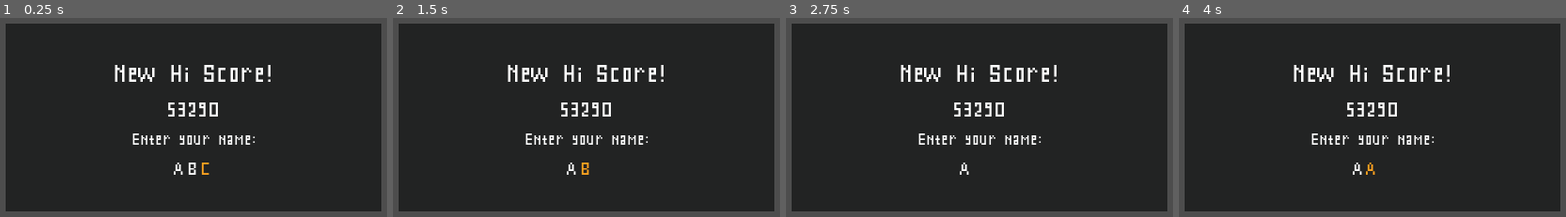
Above: before the commit, frames 1-4 (left to right).
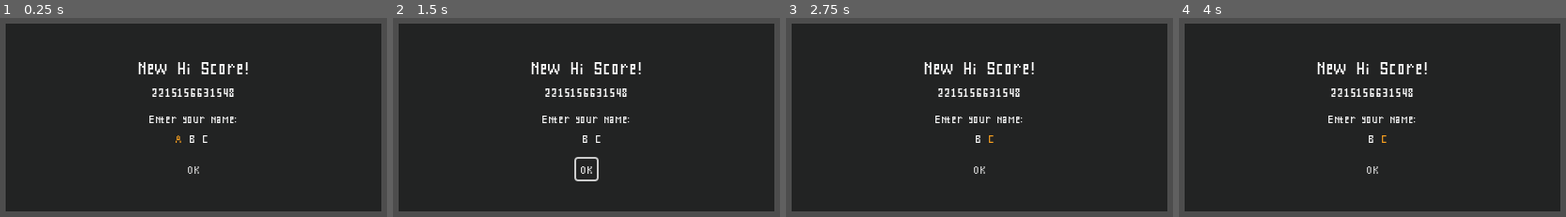
Above: after the commit, the same moments.

Repository: rnakkas/GodotSandbox
Game: Godot game, scene res://ShmupSandbox/UI/Scenes/name_entry_dialog.tscn
The game is run twice, just before and just after one commit, with the same random seed, the same clock (stepped at 60 frames per second) and the same inputs. This scene is started directly instead of the project's main scene.
Inputs (mouse positions are in pixels of both pictures, inside the frame that each line leads up to):
- Up to frame 1 (0.25 s): no input
- Up to frame 2 (1.5 s): click (586, 169) at 0.5 s, where only the run after the commit has a clickable "OK"; click (586, 169) at 1.25 s, where only the run after the commit has a clickable "OK"
- Up to frame 3 (2.75 s): tap Enter (ui_accept) at 2, 2.27, 2.3, 2.57 s; move the mouse to (1111, 101) at 2.02 s; hold D (move_right) from 2.03 s (still down); hold Space (shoot) from 2.03 s (still down)
- Up to frame 4 (4 s): tap Enter (ui_accept) at 2.75, 2.85, 3.02, 3.32, 3.8 s; move the mouse to (1252, 133) at 2.77 s; release D (move_right) at 2.78 s; release Space (shoot) at 2.78 s; hold S (move_down) 2.78-3.53 s; tap Space (shoot) at 3.05 s; tap R (reset) at 3.5 s; move the mouse to (1434, 43) at 3.52 s; hold D (move_right) from 3.53 s (still down); hold Space (shoot) from 3.53 s (still down)

The runs differ from the first frame. In frame 1, 4.2% of the frame differs, in the area x 29-70%, y 22-79%; in frame 2, 4.3%, in the area x 29-70%, y 22-83%; in frame 3, 4.1%; in frame 4, 4.1%.

Commit message:
Name entry dialog: tweaking the ui

Diff:
--- a/ShmupSandbox/UI/Scenes/name_entry_dialog.tscn
+++ b/ShmupSandbox/UI/Scenes/name_entry_dialog.tscn
@@ -44,13 +44,13 @@
 
 [node name="VBoxContainer" type="VBoxContainer" parent="MarginContainer"]
 layout_mode = 2
-theme_override_constants/separation = 10
+theme_override_constants/separation = 7
 
 [node name="dialog_label_1" type="Label" parent="MarginContainer/VBoxContainer"]
 layout_mode = 2
 size_flags_horizontal = 4
 theme_override_fonts/font = ExtResource("1_fmiaw")
-theme_override_font_sizes/font_size = 40
+theme_override_font_sizes/font_size = 28
 text = "New Hi Score!"
 
 [node name="score_label" type="Label" parent="MarginContainer/VBoxContainer"]
@@ -58,14 +58,17 @@
 layout_mode = 2
 size_flags_horizontal = 4
 theme_override_fonts/font = ExtResource("1_fmiaw")
-theme_override_font_sizes/font_size = 35
-text = "53290"
+theme_override_font_sizes/font_size = 22
+text = "2215156631548"
+
+[node name="separator" type="Control" parent="MarginContainer/VBoxContainer"]
+layout_mode = 2
 
 [node name="dialog_label_2" type="Label" parent="MarginContainer/VBoxContainer"]
 layout_mode = 2
 size_flags_horizontal = 4
 theme_override_fonts/font = ExtResource("1_fmiaw")
-theme_override_font_sizes/font_size = 25
+theme_override_font_sizes/font_size = 18
 text = "Enter your name:"
 
 [node name="HBoxContainer_letters" type="HBoxContainer" parent="MarginContainer/VBoxContainer"]
@@ -96,8 +99,9 @@
 focus_previous = NodePath(".")
 focus_mode = 2
 theme_override_fonts/font = ExtResource("1_fmiaw")
-theme_override_font_sizes/font_size = 30
+theme_override_font_sizes/font_size = 18
 text = "A"
+horizontal_alignment = 1
 
 [node name="letter_2_container" type="VBoxContainer" parent="MarginContainer/VBoxContainer/HBoxContainer_letters" groups=["name_entry_dialog_letter_containers"]]
 custom_minimum_size = Vector2(12, 22)
@@ -120,8 +124,9 @@
 focus_previous = NodePath(".")
 focus_mode = 2
 theme_override_fonts/font = ExtResource("1_fmiaw")
-theme_override_font_sizes/font_size = 30
+theme_override_font_sizes/font_size = 18
 text = "B"
+horizontal_alignment = 1
 
 [node name="letter_3_container" type="VBoxContainer" parent="MarginContainer/VBoxContainer/HBoxContainer_letters" groups=["name_entry_dialog_letter_containers"]]
 custom_minimum_size = Vector2(12, 22)
@@ -144,8 +149,18 @@
 focus_previous = NodePath(".")
 focus_mode = 2
 theme_override_fonts/font = ExtResource("1_fmiaw")
-theme_override_font_sizes/font_size = 30
+theme_override_font_sizes/font_size = 18
 text = "C"
+horizontal_alignment = 1
+
+[node name="ok_button" type="Button" parent="MarginContainer/VBoxContainer"]
+layout_mode = 2
+size_flags_horizontal = 4
+size_flags_vertical = 4
+theme_override_fonts/font = ExtResource("1_fmiaw")
+theme_override_font_sizes/font_size = 18
+text = "OK"
+flat = true
 
 [node name="blink_timer" type="Timer" parent="."]
 
--- a/ShmupSandbox/UI/Scripts/name_entry_dialog.gd
+++ b/ShmupSandbox/UI/Scripts/name_entry_dialog.gd
@@ -19,7 +19,6 @@
 	"A", "B", "C", "D", "E", "F"
 ]
 
-var current_char : String
 
 
 ## TODO: Name entry dialog WIP
@@ -36,7 +35,7 @@
 	_set_blink_timer_properties()
 
 	## FIXME: For testing only, will remove
-	letter_containers_list[2]. grab_focus()
+	letter_containers_list[0]. grab_focus()
 
 
 ## Get the list of letters and connect to their signals
@@ -61,19 +60,24 @@
 		node.focus_entered.connect(_on_focus_entered)
 
 
+####
+
 ## Blinking timer properties
 func _set_blink_timer_properties() -> void:
 	blink_timer.wait_time = blink_time
 	blink_timer.one_shot = false
 
 
+####
+
 ## Selecting letters for name entry
 func _input(event: InputEvent) -> void:
-	if event.is_action_pressed("move_up"):
+	if event.is_action_pressed("move_up") || event.is_action_pressed("ui_up"):
 		_scroll_up()
-	elif event.is_action_pressed("move_down"):
+	elif event.is_action_pressed("move_down") || event.is_action_pressed("ui_down"):
 		_scroll_down()
-
+	elif event.is_action_pressed("shoot") || event.is_action_pressed("ui_accept"):
+		_accept_letter()
 
 ## When user scrolls up
 func _scroll_up() -> void:
@@ -99,6 +103,20 @@
 					letter_labels_list[element].text = allowed_chars[character]
 					break
 
+## When user accepts selected letter
+func _accept_letter() -> void:
+	for element : int in range(letter_containers_list.size()):
+		if letter_containers_list[element].has_focus():
+			if element < letter_containers_list.size()-1:
+				letter_containers_list[element].get_child(0).visible = true
+				letter_containers_list[element+1].grab_focus()
+				break
+			elif element == letter_containers_list.size()-1:
+				letter_containers_list[element].release_focus()
+				print("confirmed all letters")
+
+
+
 ####
 
 ## Signals connections
